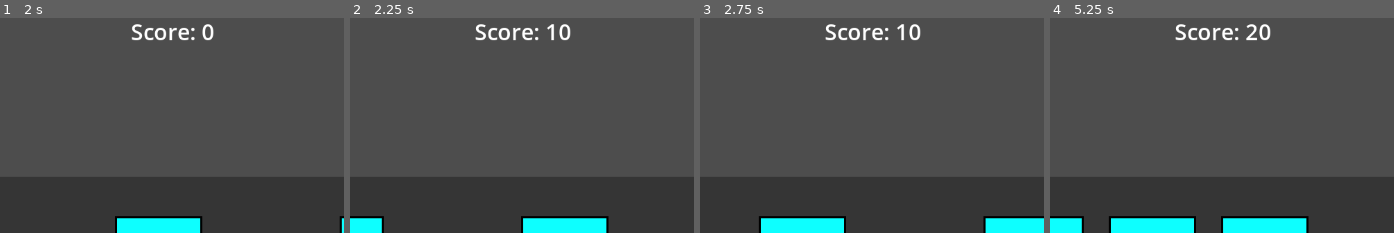
Above: before the commit, frames 1-4 (left to right).
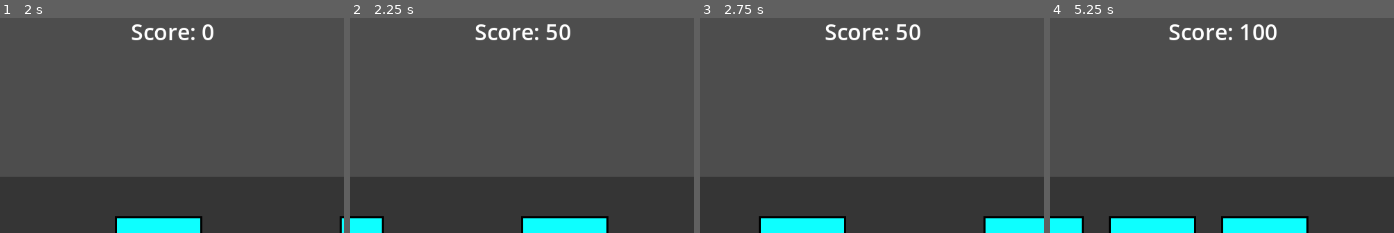
Above: after the commit, the same moments.

Repository: novaepitech/Forge-FeveR
Game: Godot game, scene res://scenes/game.tscn
Two runs of this game, one before a commit and one after it. Both use one fixed random seed, a clock stepped at 60 frames per second and the inputs below.
Inputs:
- Up to frame 1 (2 s): tap Space (hit) at 0.6, 1.35 s
- Up to frame 2 (2.25 s): tap Space (hit) at 2.1 s
- Up to frame 3 (2.75 s): no input
- Up to frame 4 (5.25 s): tap Space (hit) every 0.75 s from 2.85 to 5.1 s
The pictures show only the part of the screen within x 17-67%, y 0-50%; the shares and areas given below are measured in that part.

Frame 1 is identical in both runs. In frame 2, 0.1% of the frame differs, in the area x 56-61%, y 2-11%; in frame 3, 0.1%; in frame 4, 1.3%, in the area x 34-66%, y 2-11%.

Commit message:
feat(scoring): Implement Fever Meter-based exponential scoring

Diff:
--- a/scripts/game.gd
+++ b/scripts/game.gd
@@ -65,9 +65,9 @@
 var fever_meter: float = 0.0
 
 const SCORE_VALUES = {
-	"Perfect": 100,
-	"Good": 50,
-	"OK": 10,
+	"Perfect": 1000,
+	"Good": 250,
+	"OK": 50,
 	"Miss": 0
 }
 
@@ -126,7 +126,6 @@
 			set_fever_meter(fever_meter - fever_penalty_imperfect)
 		"Miss":
 			set_fever_meter(FEVER_METER_MIN)
-			score_multiplier = 1
 
 	_update_multiplier()
 
@@ -135,17 +134,25 @@
 		var points_gained = base_score * score_multiplier
 		total_score += points_gained
 
+	# On "Miss", we must also reset the multiplier to 1 immediately.
+	# The GDD says it's instant, so let's ensure that.
+	if judgment == "Miss":
+		score_multiplier = 1
+
 	_update_ui()
 	print("Judgment: %s | Fever: %.1f | Multiplier: x%d | Score: %d" % [judgment, fever_meter, score_multiplier, total_score])
 
 # Function dedicated to updating the multiplier.
 func _update_multiplier():
-	# For now, here's a simple dependency to validate the requirements.
-	if fever_meter >= 75.0:
+	if fever_meter >= 95.0:
+		score_multiplier = 32 # Supernova Forge
+	elif fever_meter >= 80.0:
+		score_multiplier = 16
+	elif fever_meter >= 60.0:
+		score_multiplier = 8
+	elif fever_meter >= 40.0:
 		score_multiplier = 4
-	elif fever_meter >= 50.0:
-		score_multiplier = 3
-	elif fever_meter >= 25.0:
+	elif fever_meter >= 20.0:
 		score_multiplier = 2
 	else:
 		score_multiplier = 1
